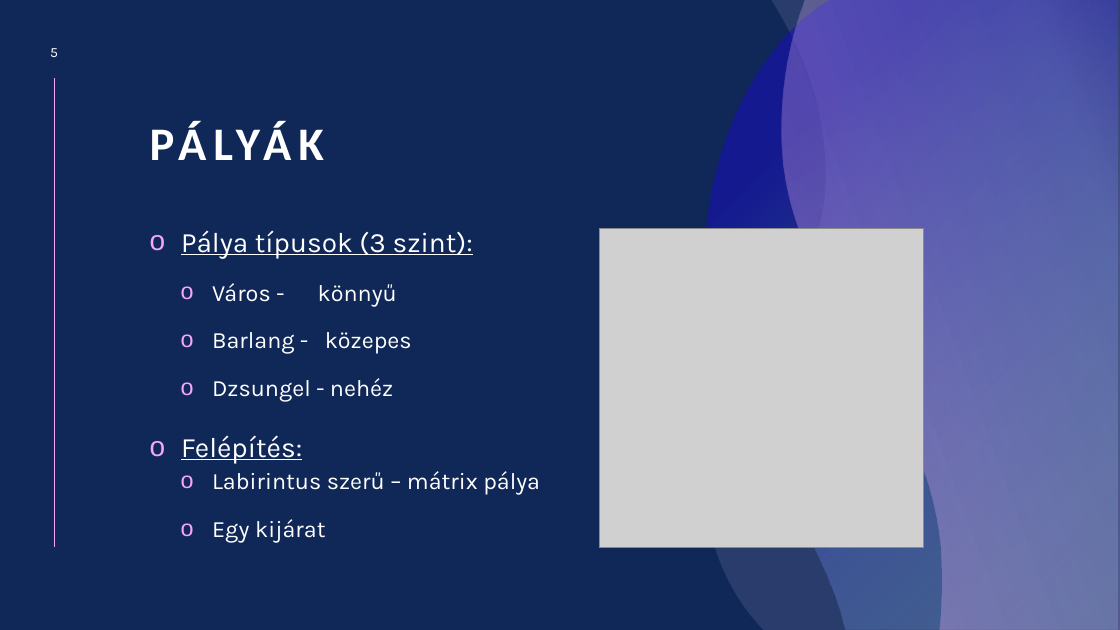
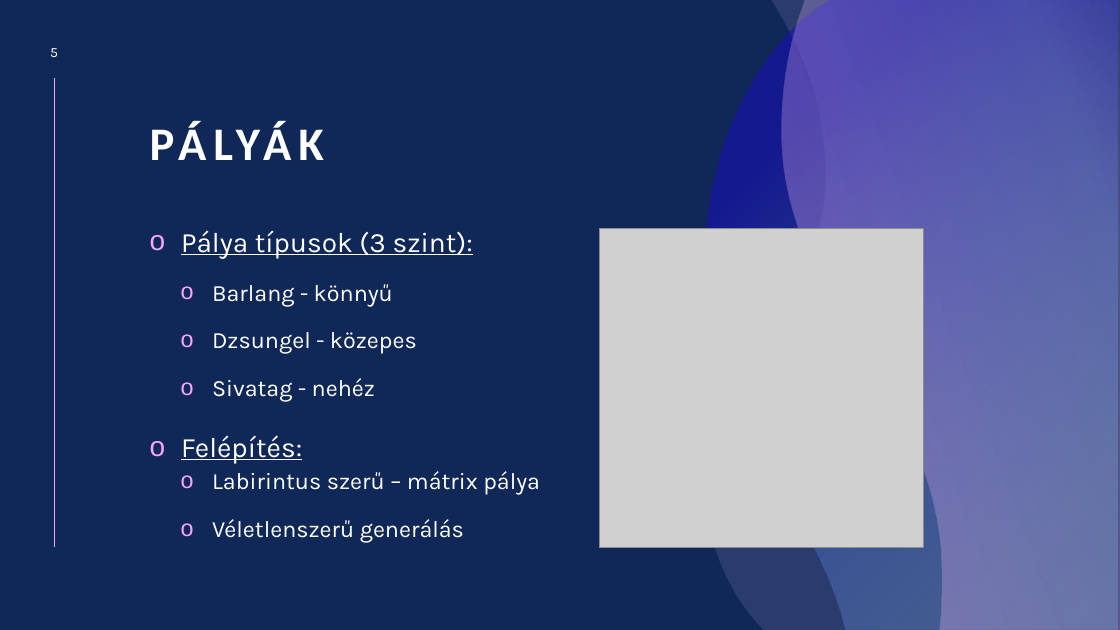
Before and after one commit to baloghdaniel654/11_SZFT3_BaloghDaniel_ErdelyiBalazs_KalmanDaniel_projekt3, a slide deck: slide 5 of IKT_jatek_bemutato.pptx. Drawn at 1120x630 pixels with LibreOffice and Linux fonts; fonts in the diff are those of the drawing; grey boxes stand for pictures. Boxes give left, top, right and bottom in pixels: in the first picture for what was removed or moved away, otherwise in the second. Text is boxed around its words. In the diff, an @@ line names an element or a change of style, - is before the commit and + after.

```diff
--- a/IKT_jatek_bemutato.pptx
+++ b/IKT_jatek_bemutato.pptx
@@ text at [212,284,417,402]: text changed @@
-  o Város - könnyű
-  o Barlang - közepes
-  o Dzsungel - nehéz
+  o Barlang - könnyű
+  o Dzsungel - közepes
+  o Sivatag - nehéz
@@ text at [212,519,464,543]: text changed @@
-  o Egy kijárat
+  o Véletlenszerű generálás
```
Also in this commit, not shown: 8 other slides changed, 2 slides removed.
